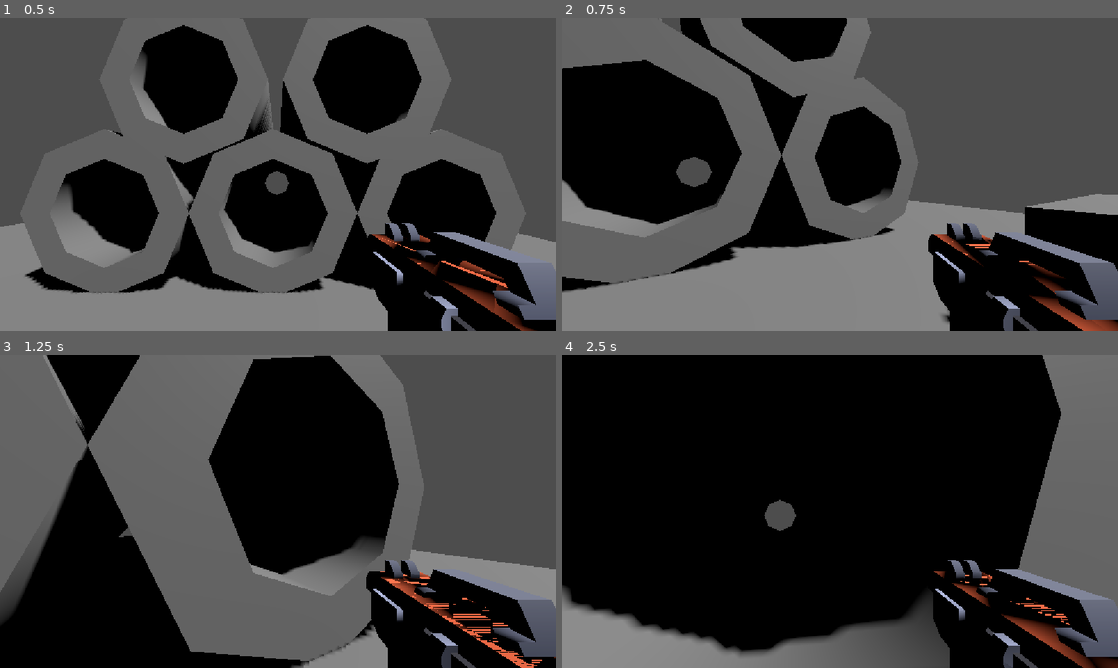
Above: before the commit, frames 1-4 (two rows, left to right).
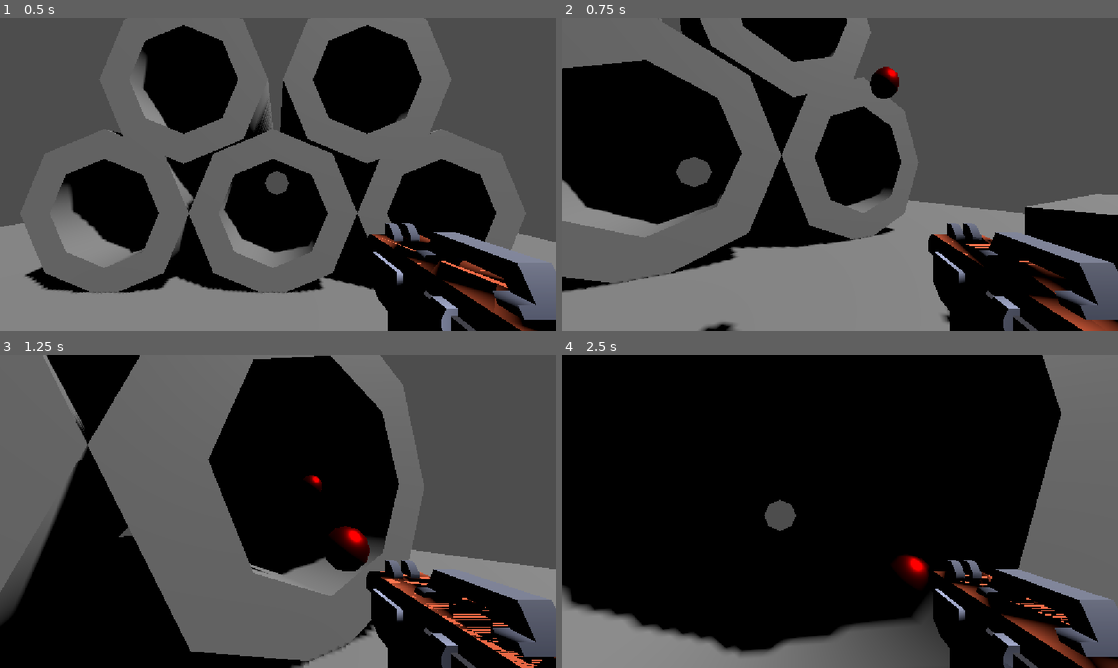
Above: after the commit, the same moments.

Repository: krispyre/csci4120_realshooter
Game: Godot game, scene res://scenes/game.tscn
Two runs of this game, one before a commit and one after it. Both use one fixed random seed, a clock stepped at 60 frames per second and the inputs below.
Inputs (mouse positions are in pixels of both pictures, inside the frame that each line leads up to):
- Up to frame 1 (0.5 s): no input
- Up to frame 2 (0.75 s): move the mouse to (867, 174) at 0.52 s; press the mouse at (867, 174) at 0.53 s; hold W (forward) from 0.53 s (still down)
- Up to frame 3 (1.25 s): keep holding W (forward); tap Space (jump) at 0.77 s
- Up to frame 4 (2.5 s): keep holding W (forward); move the mouse to (812, 511) at 1.27 s; release the mouse at (812, 511) at 1.28 s; click (812, 511) at 1.35 s; tap Space (jump) at 1.52 s; move the mouse to (851, 505) at 2.02 s; press the mouse at (851, 505) at 2.03 s

Frame 1 is identical in both runs. In frame 2, 0.5% of the frame differs, in the area x 24-61%, y 15-100%; in frame 3, 0.8%, in the area x 45-67%, y 38-70%; in frame 4, 0.5%.

Commit message:
page 18

Diff:
--- /dev/null
+++ b/scenes/bullet.tscn
@@ -0,0 +1,23 @@
+[gd_scene format=3 uid="uid://dqfpdqqgyfnb8"]
+
+[ext_resource type="Script" uid="uid://3qvpf8fwj5pb" path="res://scripts/bullet.gd" id="1_mkf8s"]
+
+[sub_resource type="StandardMaterial3D" id="StandardMaterial3D_ka23v"]
+albedo_color = Color(1, 0, 0, 1)
+metallic = 1.0
+metallic_specular = 1.0
+roughness = 0.35
+
+[sub_resource type="SphereShape3D" id="SphereShape3D_ka23v"]
+radius = 0.1
+
+[node name="Bullet" type="Area3D" unique_id=1927082736]
+top_level = true
+script = ExtResource("1_mkf8s")
+
+[node name="CSGSphere3D" type="CSGSphere3D" parent="." unique_id=780251112]
+radius = 0.1
+material = SubResource("StandardMaterial3D_ka23v")
+
+[node name="CollisionShape3D" type="CollisionShape3D" parent="." unique_id=1134169090]
+shape = SubResource("SphereShape3D_ka23v")
--- a/scenes/player.tscn
+++ b/scenes/player.tscn
@@ -1,7 +1,7 @@
 [gd_scene format=4 uid="uid://br36ibtwnelyc"]
 
 [ext_resource type="PackedScene" uid="uid://bt5doc0r07r00" path="res://assets/Models/guns/blaster-c.glb" id="1_3vyb7"]
-[ext_resource type="Script" uid="uid://ynolyk4doec5" path="res://scenes/player.gd" id="1_g2els"]
+[ext_resource type="Script" uid="uid://ynolyk4doec5" path="res://scripts/player.gd" id="1_g2els"]
 [ext_resource type="Texture2D" uid="uid://bifrobq7blp2s" path="res://assets/Models/characters/Textures/texture-g.png" id="3_qhqgy"]
 
 [sub_resource type="CapsuleShape3D" id="CapsuleShape3D_1qa5v"]
@@ -1908,3 +1908,7 @@
 [node name="AnimationPlayer" type="AnimationPlayer" parent="model" unique_id=1588096322]
 libraries/ = SubResource("AnimationLibrary_pgroy")
 autoplay = &"idle"
+
+[node name="bulletMarker" type="Marker3D" parent="." unique_id=2058502403]
+transform = Transform3D(1, 0, 0, 0, 1, 0, 0, 0, 1, 0.3012791, 1.0199814, -0.6429748)
+gizmo_extents = 1.34
--- /dev/null
+++ b/scripts/bullet.gd
@@ -0,0 +1,12 @@
+extends Area3D
+
+const SPEED = 10
+const MAX_RANGE = 10
+
+var travelled = 0
+
+func _physics_process(delta: float) -> void:
+	position += -transform.basis.z * SPEED * delta
+	travelled += SPEED * delta
+	if travelled > MAX_RANGE:
+		queue_free()
--- a/scenes/player.gd
+++ b/scripts/player.gd
@@ -3,9 +3,14 @@
 const MOVEMENT_SPEED = 5
 const JUMP_SPEED = 8
 const GRAVITY = 10
+const BULLET_INTERVAL = .2
+const BULLET_SCENE = preload("res://scenes/bullet.tscn")
 
 @onready var camera = $Camera3D
 @onready var anim_player: AnimationPlayer = $"model/AnimationPlayer"
+@onready var bullet_marker: Marker3D = $bulletMarker
+
+var last_bullet_time = 0
 
 func _ready() -> void:
 	Input.set_mouse_mode(Input.MOUSE_MODE_CAPTURED) # hide the cursor
@@ -35,9 +40,21 @@
 	elif Input.is_action_just_released("jump") and velocity.y > 0.0:
 		velocity.y = 0.0
 
+	if Input.is_action_pressed("shoot"):
+		shoot()
+
 	if velocity.length() > 0:
 		anim_player.play("walk")
 	else:
 		anim_player.play("idle")
 
 	move_and_slide()
+
+func shoot():
+	var now = Time.get_unix_time_from_system()
+	if now - last_bullet_time > BULLET_INTERVAL:
+		var b = BULLET_SCENE.instantiate()
+		bullet_marker.add_child(b)
+		b.global_transform = bullet_marker.global_transform
+		b.global_rotation = camera.global_rotation # point at camera bruh
+		last_bullet_time = now
Not shown, added: scripts/bullet.gd.uid
Renamed: scenes/player.gd.uid -> scripts/player.gd.uid
